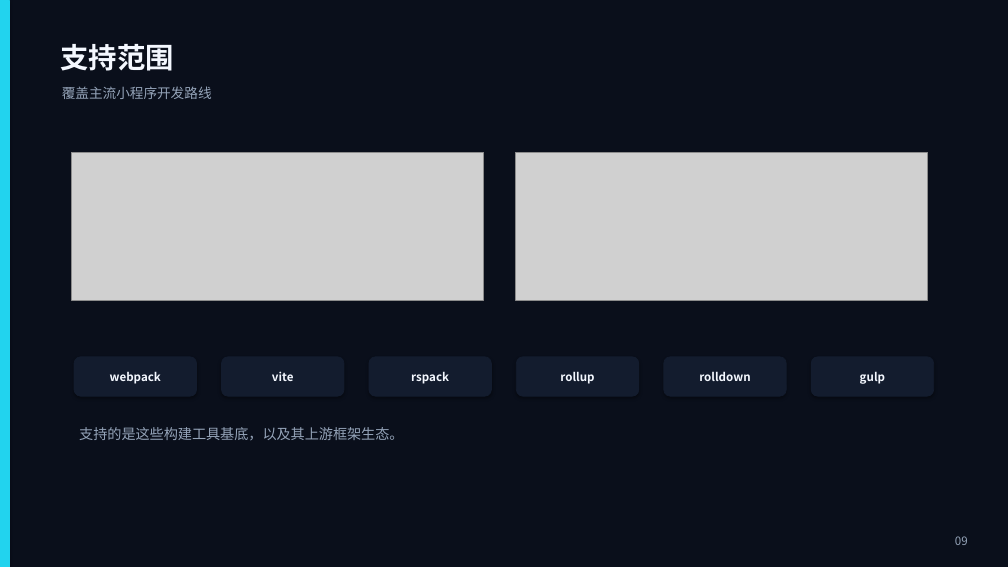
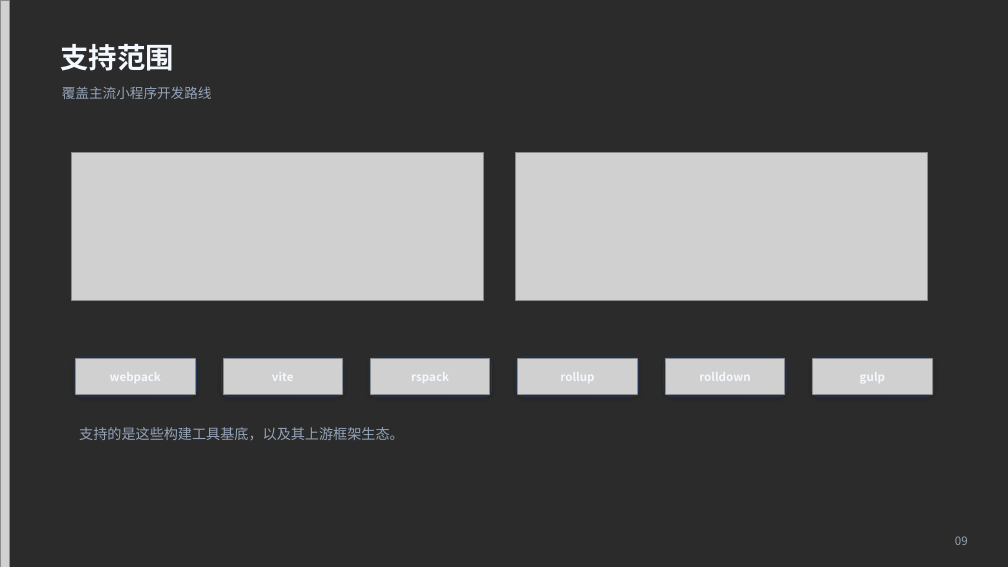
Before and after one commit to sonofmagic/weapp-tailwindcss, a slide deck: slide 9 of talk/2026-04-02-live/2026-04-02-live-deck.pptx. Drawn at 1008x567 pixels with LibreOffice and Linux fonts; fonts in the diff are those of the drawing; grey boxes stand for pictures; background and template pictures are left out; a plain dark background stands for a picture behind light text. Boxes give left, top, right and bottom in pixels: in the first picture for what was removed or moved away, otherwise in the second. Text is boxed around its words. In the diff, an @@ line names an element or a change of style, - is before the commit and + after.

```diff
--- a/talk/2026-04-02-live/2026-04-02-live-deck.pptx
+++ b/talk/2026-04-02-live/2026-04-02-live-deck.pptx
@@ background #0A0F1B to picture (left out) @@
@@ rectangle removed at (0,0,9,567) @@
@@ picture added at (0,0,9,567) @@
@@ picture added at (76,358,195,395) @@
@@ picture added at (223,358,343,395) @@
@@ picture added at (371,358,490,395) @@
@@ picture added at (518,358,637,395) @@
@@ picture added at (665,358,785,395) @@
@@ fill #131C2E to none; outline #131C2E 0.75 pt to #24385C 0.75 pt in 6 elements at (74,357,197,396), (222,357,344,396), (369,357,492,396), (516,357,639,396), (664,357,786,396), (811,357,934,396) @@
@@ picture added at (813,358,932,395) @@
```
Also in this commit, not shown: 19 other slides changed, 5 other files.
